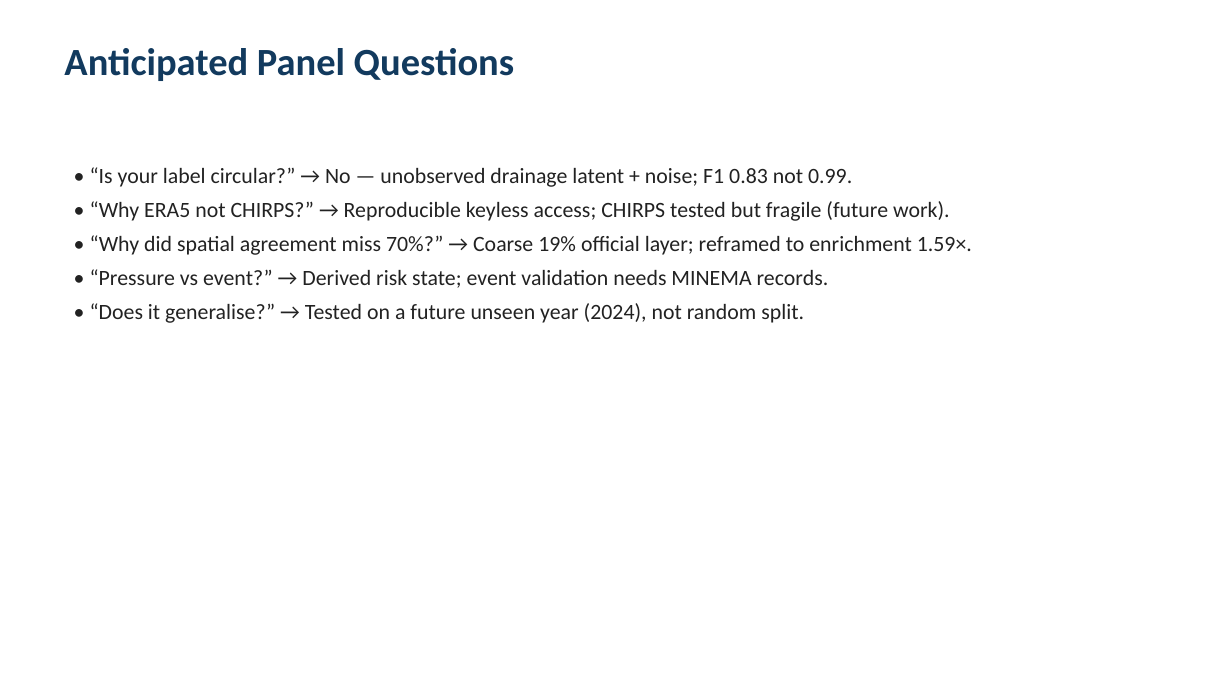
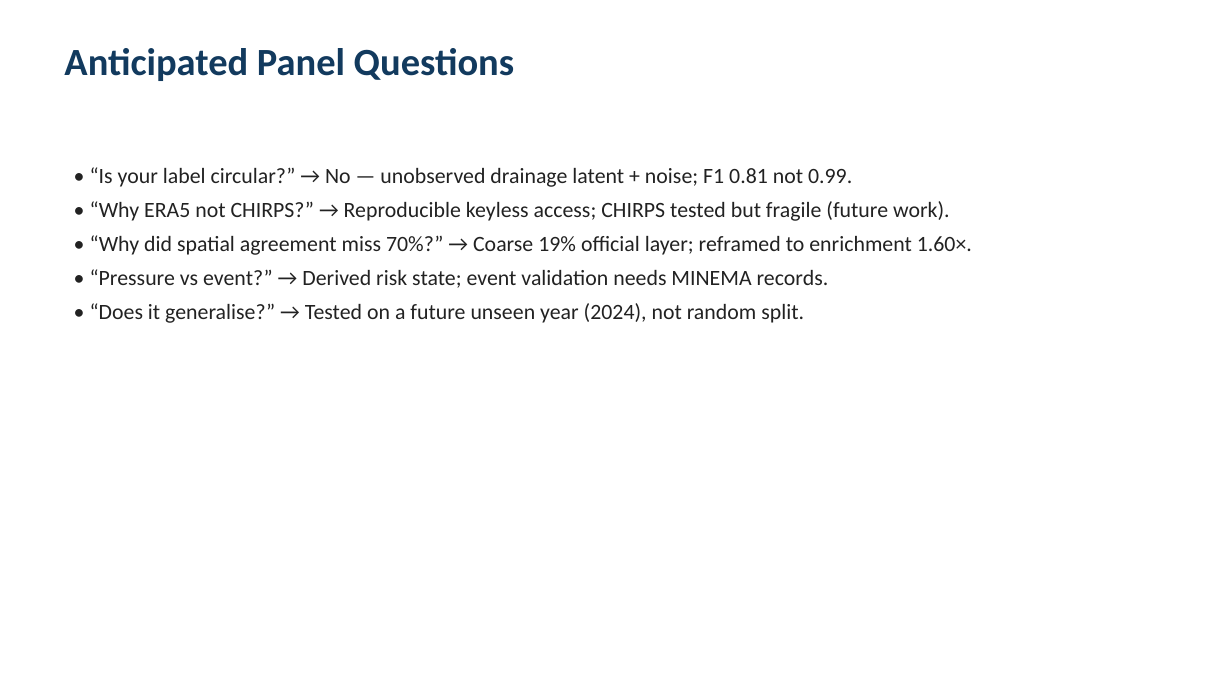
Before and after one commit to kellenmurerwa/flood-risk-hmm-rwanda, a slide deck: slide 16 of Flood_Risk_Defense_Slides.pptx. Drawn at 1232x693 pixels with LibreOffice and Linux fonts; fonts in the diff are those of the drawing. Boxes give left, top, right and bottom in pixels: in the first picture for what was removed or moved away, otherwise in the second. Text is boxed around its words. In the diff, an @@ line names an element or a change of style, - is before the commit and + after.

```diff
--- a/Flood_Risk_Defense_Slides.pptx
+++ b/Flood_Risk_Defense_Slides.pptx
@@ text at (x1=90, y1=167, x2=852, y2=187): text changed @@
-• “Is your label circular?” → No — unobserved drainage latent + noise; F1 0.83 not 0.99.
+• “Is your label circular?” → No — unobserved drainage latent + noise; F1 0.81 not 0.99.
@@ text at (x1=90, y1=235, x2=972, y2=255): text changed @@
-• “Why did spatial agreement miss 70%?” → Coarse 19% official layer; reframed to enrichment 1.59×.
+• “Why did spatial agreement miss 70%?” → Coarse 19% official layer; reframed to enrichment 1.60×.
```
Also in this commit, not shown: 8 other slides changed, 26 other files.
